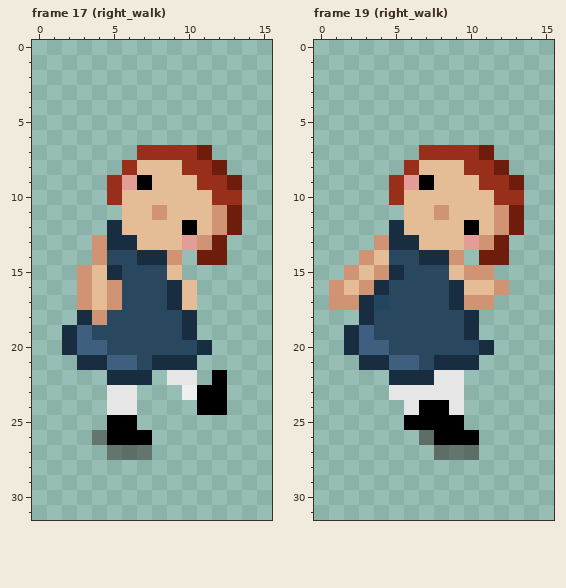
Pixel-art file: art/overworld/doll_overworld.aseprite. The first picture shows the starting point.
16x32 pixels, 30 frames. Shown: frame 17 (right_walk), frame 19 (right_walk). The old version is drawn lined up with the new one. The commit also changed other frames, which this record leaves out.
Now the later version:
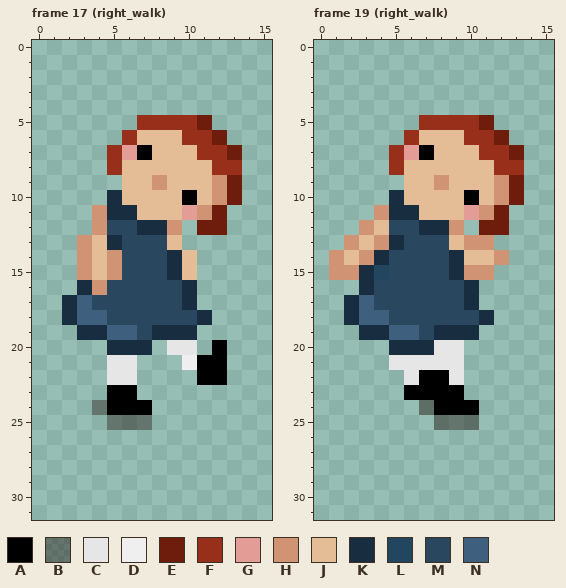
Palette (. is transparent): A #000000  B #21140f6e  C #e6e6e6  D #efefef  E #6e1c0b  F #972f1a  G #e49d96  H #d09474  J #e4bc96  K #182d3f  L #224660  M #2a4760  N #3e607e
Difference:
whole drawing moved by +0,+1 (the old picture is shown already moved)
Changed rows in their new state; - is an unchanged pixel.
Frame 17 (right_walk):
first column x 2:
 5 -----FFFFE--
 6 ----FJJJFFE-
 7 ---FGAJJJFFE
 8 ---FJ---JJFF
 9 ---.JJH--JH-
10 ---K----A-HE
11 --HKK-J-GHE.
12 --HMMKKH.EE.
13 -HJ-MMM-...-
14 -HJH-MMKJ..-
15 ---H---KJ---
16 -KHM---MK---
17 KNMM---MK---
18 KNN-----MK--
19 .KKNN-KK----
20 ...KKK.CC.A-
21 -..CC...DAA-
22 ---CC.-..A--
23 ---AA---...-
24 --BAAA---..-
25 ---BBB------
26 --....------
27 ---...------
Frame 19 (right_walk):
first column x 1:
 5 ------FFFFE--
 6 -----FJJJFFE-
 7 ----FGAJJJFFE
 8 ----FJ---JJFF
 9 ----.JJH--JH-
10 ----K----A-HE
11 ---HKK-J-GHE.
12 --HJMMKKH.EE.
13 -HJ--MMM-H-.-
14 HJ-K--MMKJJH-
15 H-KLM---K----
16 ..KM----MK..-
17 .KNM----MK.--
18 -KNN-----MK--
19 -.KKNN-KK----
20 -...KKKCC..--
21 --..CCCCC.---
22 ----.CAA-----
23 ----.AAAA----
24 -----.B-AA---
25 -----..BBB---
26 ------....---
27 -------...---
Boxes around the changes in both pictures, in picture pixels (x1, y1, x2, y2):
changed: (62, 115, 242, 460)
changed: (329, 115, 524, 460)
